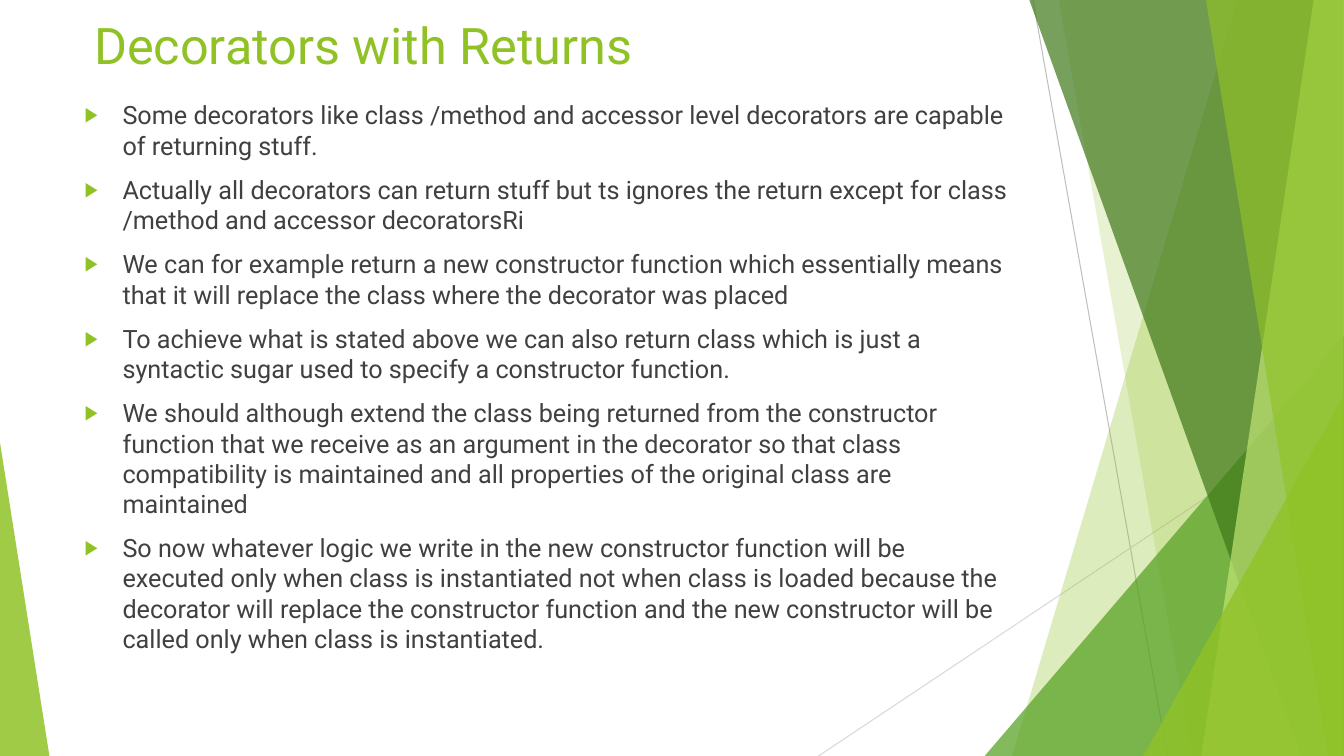
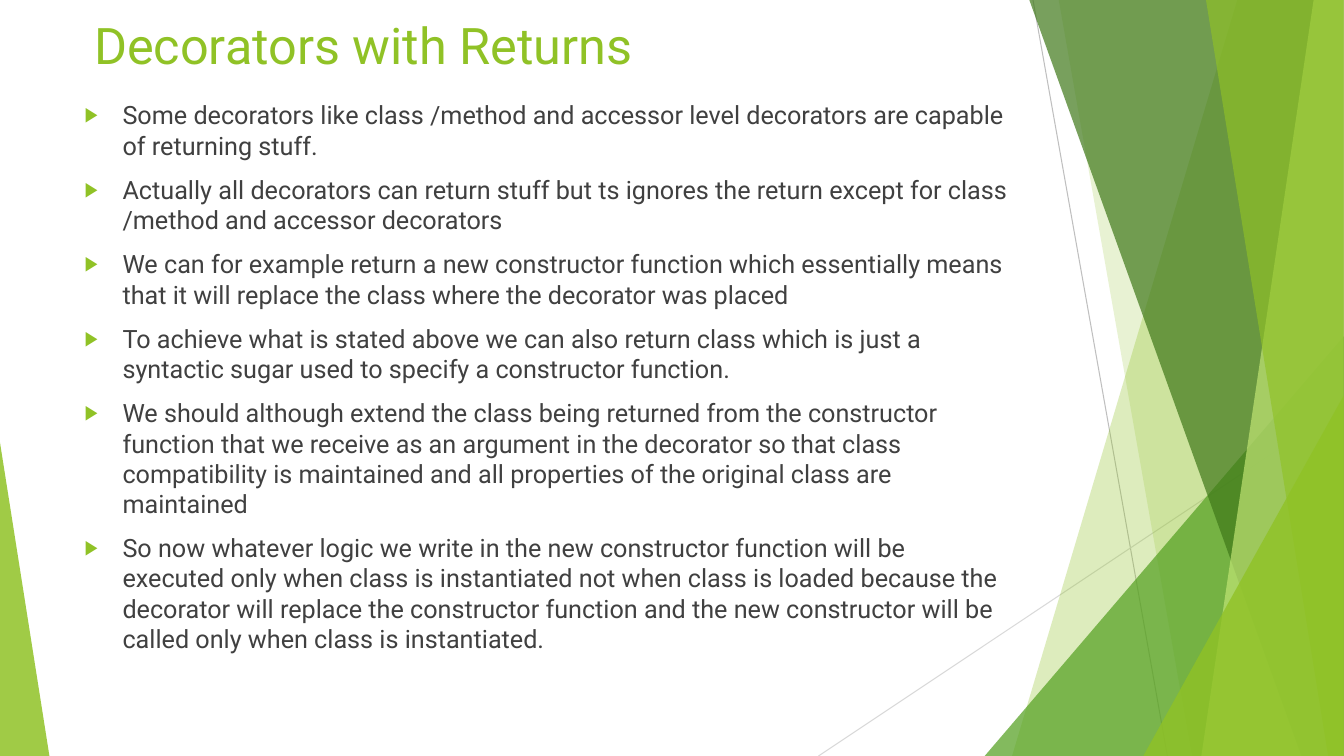
Before and after one commit to rudhrainfogain/TypeScript, a slide deck: slide 104 of PPT/TypeScriptv8.pptx. Drawn at 1344x756 pixels with LibreOffice and Linux fonts; fonts in the diff are those of the drawing. Boxes give left, top, right and bottom in pixels: in the first picture for what was removed or moved away, otherwise in the second. Text is boxed around its words. In the diff, an @@ line names an element or a change of style, - is before the commit and + after.

Commit message:
completed decorators

```diff
--- a/PPT/TypeScriptv8.pptx
+++ b/PPT/TypeScriptv8.pptx
@@ text at [123,180,1007,231]: text changed @@
-▶ Actually all decorators can return stuff but ts ignores the return except for class /method and accessor decoratorsRi
+▶ Actually all decorators can return stuff but ts ignores the return except for class /method and accessor decorators
```
Also in this commit, not shown: 1 slide added, 4 other files.
